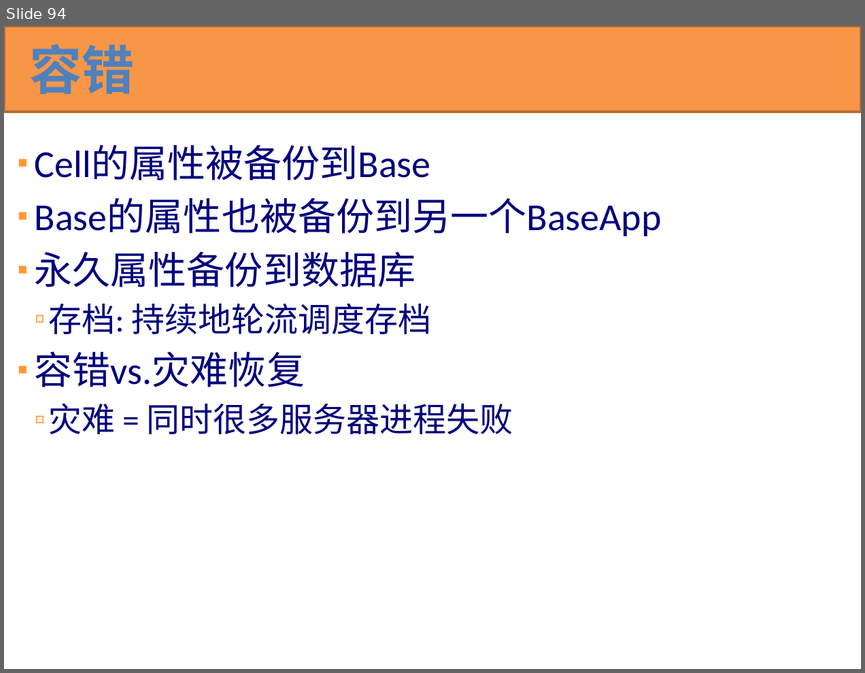
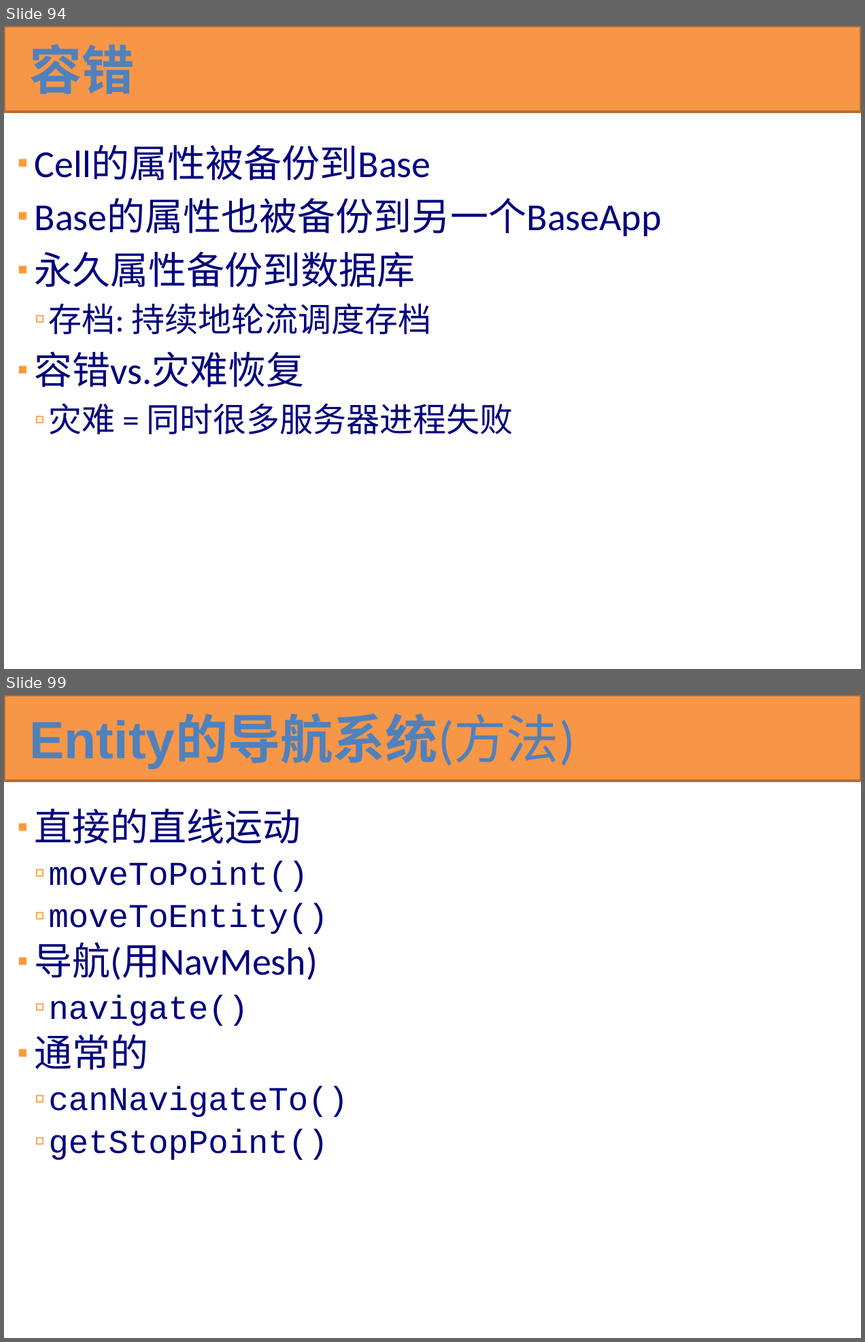
Before and after one commit to kbengine/kbengine_docs, a slide deck: KBEngine技术预览.pptx. Shown one above the other, each under a label of ours: slide 94 before the commit, slides 94 and 99 after it; the slides between them are not shown. The pictures are 865x673 and 865x1342 pixels, drawn with LibreOffice and Linux fonts; fonts in the diff are those of the drawing. Boxes give left, top, right and bottom in pixels: in the first picture for what was removed or moved away, otherwise in the second. Text is boxed around its words. In the diff, an @@ line names an element or a change of style, - is before the commit and + after.

```diff
--- a/KBEngine技术预览.pptx
+++ b/KBEngine技术预览.pptx
@@ slide 99 added at <box>4,695,861,1338</box>, background #FFFFFF @@
@@ rectangle added at <box>4,695,861,781</box>, fill #F79646, outline #B76F34 2 pt @@
@@ title added at <box>29,717,575,768</box>, 44.1 pt, text #4F81BD, bold @@
+Entity的导航系统(方法)
@@ text added at <box>35,809,348,1160</box>, 28 pt, text #00007D @@
+▪ 直接的直线运动
+  ▫ moveToPoint()
+  ▫ moveToEntity()
+▪ 导航(用NavMesh)
+  ▫ navigate()
+▪ 通常的
+  ▫ canNavigateTo()
+  ▫ getStopPoint()
```
Also in this commit, not shown: 13 other slides added.
